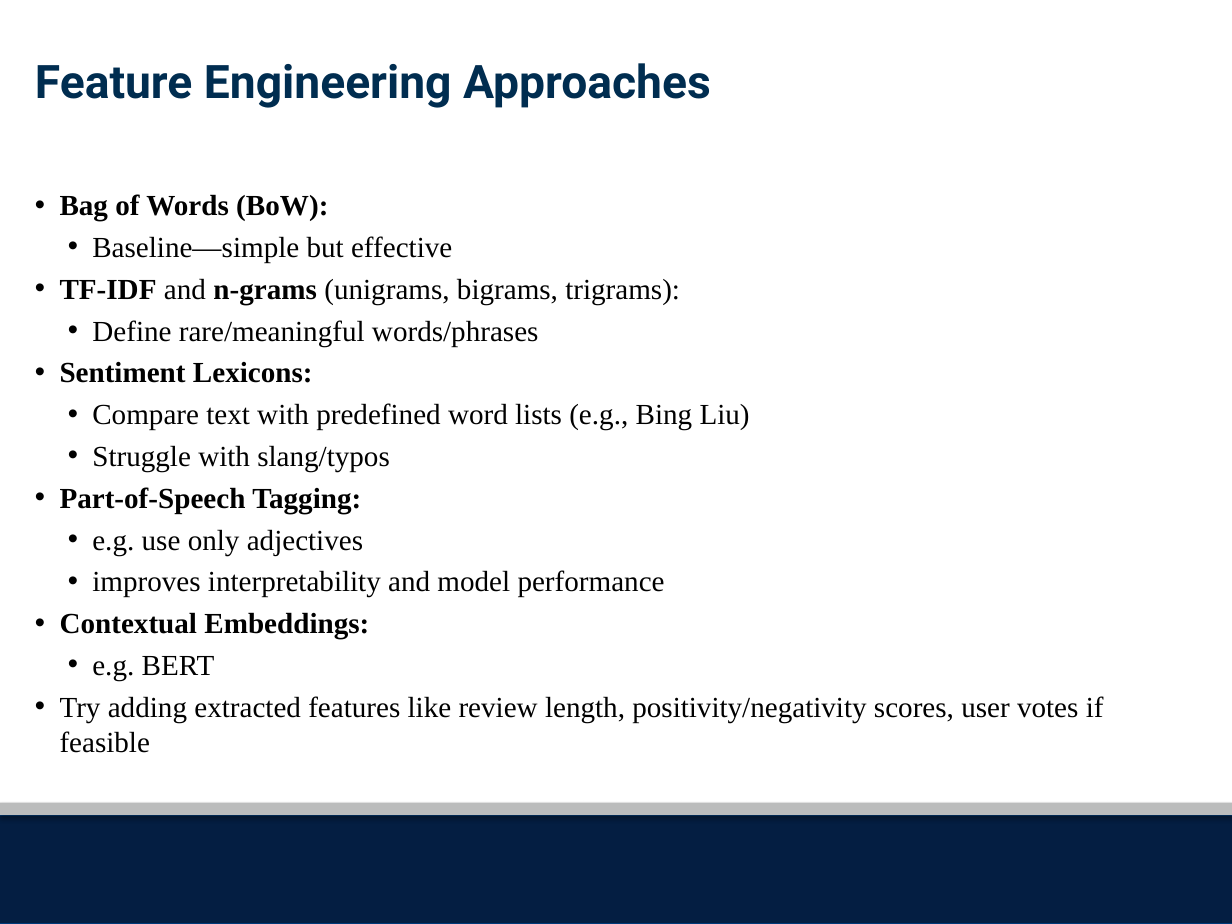
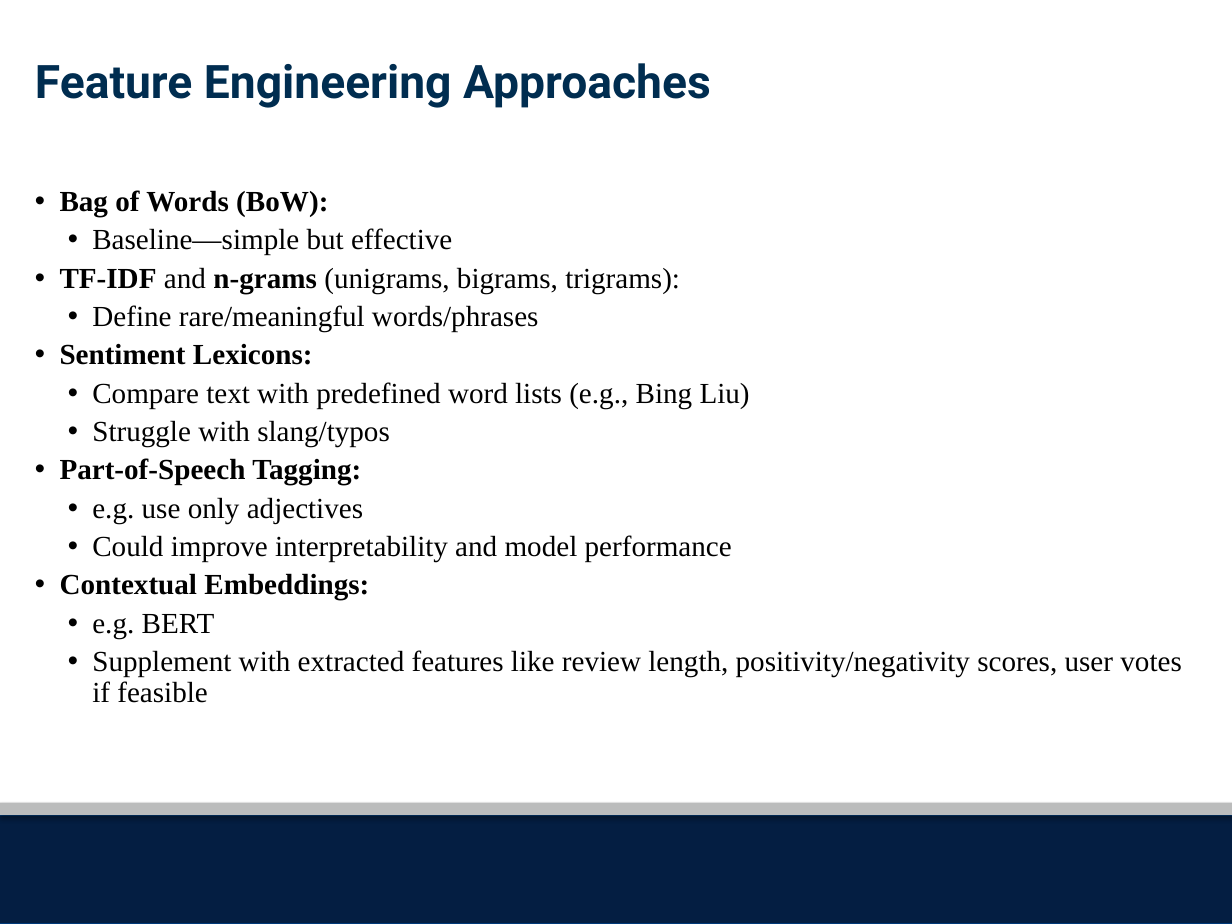
Before and after one commit to julia-sober/COSC-5540-Yelp-Review-Sentiment-Analysis, a slide deck: slide 7 of Phase1-Literature-Review/Presentation/Yelp Literature Review_Final_Draft.pptx. Drawn at 1232x924 pixels with LibreOffice and Linux fonts; fonts in the diff are those of the drawing; background and template pictures are left out. Boxes give left, top, right and bottom in pixels: in the first picture for what was removed or moved away, otherwise in the second. Text is boxed around its words. In the diff, an @@ line names an element or a change of style, - is before the commit and + after.

```diff
--- a/Phase1-Literature-Review/Presentation/Yelp Literature Review_Final_Draft.pptx
+++ b/Phase1-Literature-Review/Presentation/Yelp Literature Review_Final_Draft.pptx
@@ text at (x1=60, y1=190, x2=750, y2=638): line spacing 1 to 0.9 @@
@@ text at (x1=92, y1=535, x2=732, y2=562): text changed @@
-  • improves interpretability and model performance
+  • Could improve interpretability and model performance
@@ text at (x1=92, y1=650, x2=1181, y2=703): text changed @@
-• Try adding extracted features like review length, positivity/negativity scores, user votes if feasible
+  • Supplement with extracted features like review length, positivity/negativity scores, user votes if feasible
```
Also in this commit, not shown: 3 other slides changed, 1 slide added, 1 slide removed.
